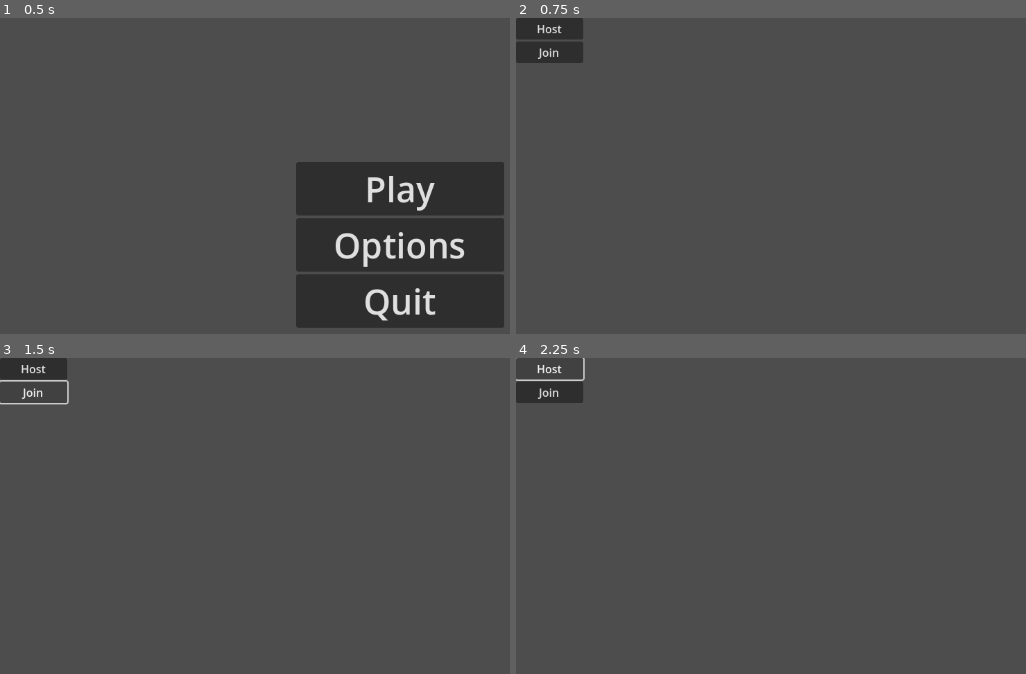
Above: before the commit, frames 1-4 (two rows, left to right).
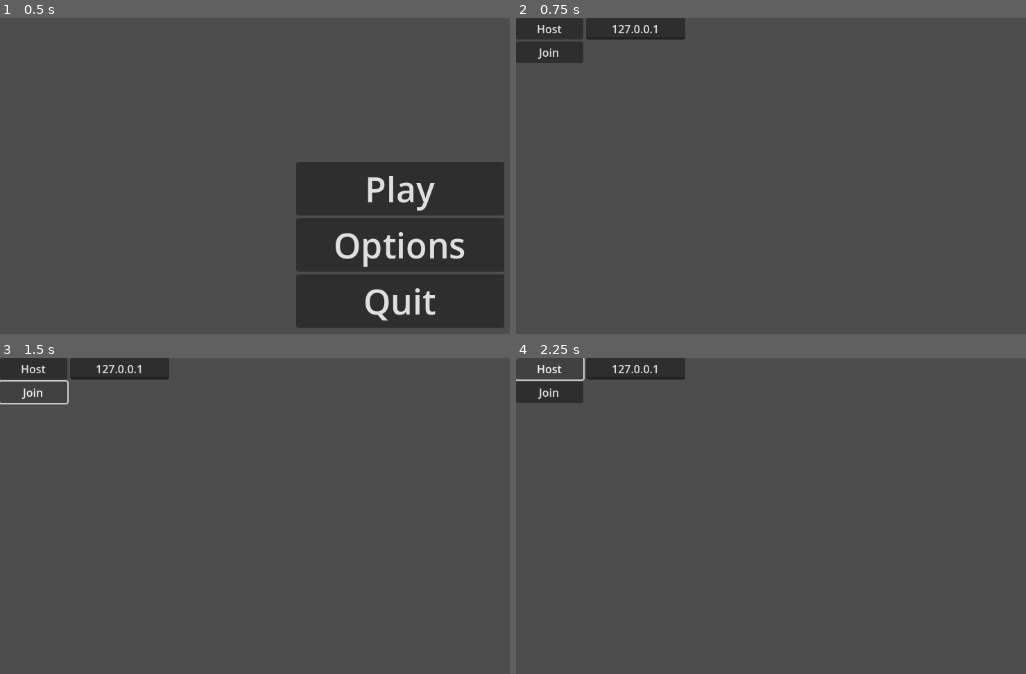
Above: after the commit, the same moments.

Repository: Tarnest/Spacewar-Clone
Game: Godot game, scene res://Main/main.tscn
The game is run twice, just before and just after one commit, with the same random seed, the same clock (stepped at 60 frames per second) and the same inputs.
Inputs:
- Up to frame 1 (0.5 s): no input
- Up to frame 2 (0.75 s): click "Play" at 0.5 s
- Up to frame 3 (1.5 s): click "Join" at 1.25 s
- Up to frame 4 (2.25 s): click "Host" at 2 s

Frame 1 is identical in both runs. In frame 2, 1.2% of the frame differs, in the area x 13-34%, y 0-7%; in frame 3, 1.2%; in frame 4, 1.2%.
Error before the commit: Attempt to call function 'compress' in base 'null instance' on a null instance. (res://Menus/Lobby/lobby.gd:53)
Error after the commit: Attempt to call function 'compress' in base 'null instance' on a null instance. (res://Menus/Lobby/lobby.gd:61)

Commit message:
added disconnect/end-game

Diff:
--- a/Main/main.gd
+++ b/Main/main.gd
@@ -26,7 +26,6 @@
 	spawn_game()
 
 
-@rpc("any_peer", "call_local")
 func spawn_game():
 	var game = scene.instantiate()
 	game.connect("point", Callable(self, "_on_game_point"))
@@ -36,3 +35,7 @@
 
 func _on_lobby_start_game():
 	spawn_game()
+
+
+func _on_lobby_end_game():
+	$Menu/Lobby.visible = true
--- a/Main/main.tscn
+++ b/Main/main.tscn
@@ -50,11 +50,21 @@
 offset_bottom = 100.0
 text = "Start"
 
+[node name="Address" type="LineEdit" parent="Menu/Lobby"]
+layout_mode = 0
+offset_left = 101.0
+offset_right = 244.0
+offset_bottom = 31.0
+text = "127.0.0.1"
+placeholder_text = "IP Address"
+alignment = 1
+
 [node name="MultiplayerSpawner" type="MultiplayerSpawner" parent="."]
 _spawnable_scenes = PackedStringArray("res://Game/game.tscn")
 spawn_path = NodePath("..")
 
 [connection signal="button" from="Menu/Main Menu" to="Menu" method="_on_main_menu_button"]
+[connection signal="end_game" from="Menu/Lobby" to="." method="_on_lobby_end_game"]
 [connection signal="start_game" from="Menu/Lobby" to="." method="_on_lobby_start_game"]
 [connection signal="pressed" from="Menu/Lobby/Host" to="Menu/Lobby" method="_on_host_pressed"]
 [connection signal="pressed" from="Menu/Lobby/Join" to="Menu/Lobby" method="_on_join_pressed"]
--- a/Menus/Lobby/lobby.gd
+++ b/Menus/Lobby/lobby.gd
@@ -1,11 +1,12 @@
 extends Control
 
 signal start_game
+signal end_game
 
-const DEFAULT_PORT = 8910
+const DEFAULT_PORT = 3478
 
 var peer = null
-var address = "127.0.0.1"
+@onready var address = $Address
 @onready var host_button = $Host
 @onready var join_button = $Join
 @onready var start_button = $Start
@@ -13,17 +14,15 @@
 func _ready():
 	multiplayer.peer_connected.connect(self._player_connected)
 	multiplayer.peer_disconnected.connect(self._player_disconnected)
+	multiplayer.server_disconnected.connect(self._server_disconnected)
 	# multiplayer.connected_to_server.connect(self._connected_ok)
 	# multiplayer.connection_failed.connect(self._connected_fail)
-	# multiplayer.server_disconnected.connect(self._server_disconnected)
 
 
 func _player_connected(_id):
 	print("your bluetooth device has connected succesfuullayyy")
 	if multiplayer.is_server():
 		start_button.visible = true
-	# var game = load("res://Game/game.tscn").instantiate()
-	# add_child(game)
 
 
 func _player_disconnected(_id):
@@ -31,6 +30,11 @@
 		print("Client Disconnected")
 	else:
 		print("Host Disconnected")
+	disconnected()
+
+
+func _server_disconnected():
+	disconnected()
 
 
 func _on_host_pressed():
@@ -48,8 +52,12 @@
 
 
 func _on_join_pressed():
+	var ip = address.text
+	if not ip.is_valid_ip_address():
+		return
+
 	peer = ENetMultiplayerPeer.new()
-	peer.create_client(address, DEFAULT_PORT)
+	peer.create_client(ip, DEFAULT_PORT)
 	peer.get_host().compress(ENetConnection.COMPRESS_RANGE_CODER)
 	multiplayer.set_multiplayer_peer(peer)
 
@@ -67,3 +75,21 @@
 	start_button.visible = false
 	host_button.visible = false
 	join_button.visible = false
+	address.visible = false
+
+
+func _show():
+	host_button.visible = true
+	join_button.visible = true
+	address.visible = true
+
+
+func disconnected():
+	if has_node("/root/Main/Game"):
+		get_node(^"/root/Main/Game").free()
+
+	multiplayer.set_multiplayer_peer(null)
+	_show()
+	host_button.set_disabled(false)
+	join_button.set_disabled(false)
+	end_game.emit()
Not shown, added: export_presets.cfg
